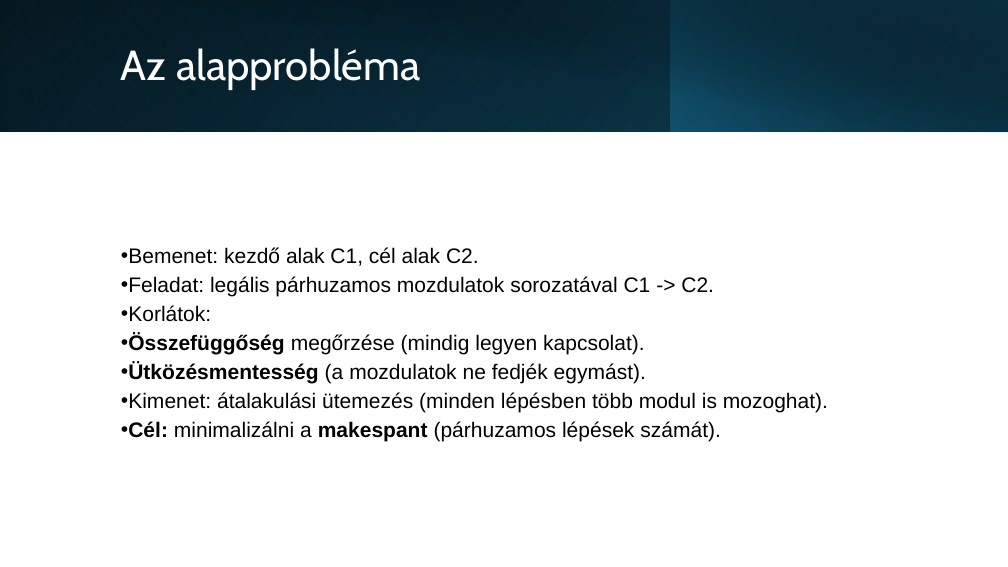
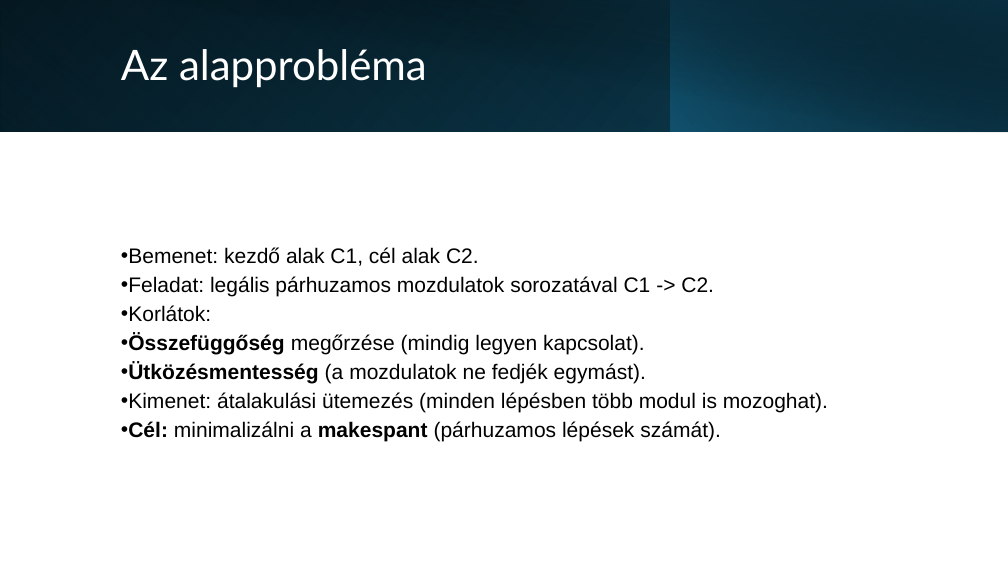
Before and after one commit to xlykoi/Szamitogepes-halozatok, a slide deck: slide 2 of Short_presentation.pptx. Drawn at 1008x567 pixels with LibreOffice and Linux fonts; fonts in the diff are those of the drawing. Boxes give left, top, right and bottom in pixels: in the first picture for what was removed or moved away, otherwise in the second. Text is boxed around its words. In the diff, an @@ line names an element or a change of style, - is before the commit and + after.

```diff
--- a/Short_presentation.pptx
+++ b/Short_presentation.pptx
@@ rectangle at box(0, 0, 1008, 132): fill gradient #000000 to #104862 to gradient #000000 to #0F4861 @@
@@ rectangle at box(0, 0, 671, 132): fill gradient #156082 to #0B3041 to gradient #156082 to #0A3041 @@
@@ rectangle at box(38, 0, 1008, 132): fill gradient #000000 to #0B3041 to gradient #000000 to #0A3041 @@
@@ title "Az alapprobléma" at box(121, 49, 427, 88): font Cabin to Lato @@
```
Also in this commit, not shown: 6 other slides changed, 1 slide added.
